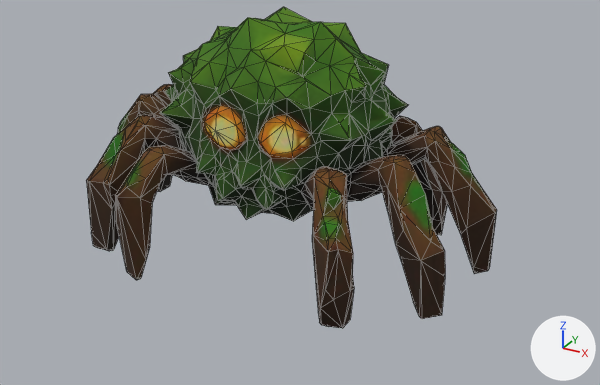
What one commit did to the glTF model ecorce/modeles/m_araignee_de_mousse.glb.
Camera for both pictures: a 50 mm camera at (0.935, -1.599, 0.681) aimed at (0.057, -0.002, -0.117). Every picture has the same lights, and +X, +Y and +Z are marked at lower right. The older version comes first. Mesh edges are drawn as thin lines. Vertices at exactly the same position are counted once.

In view in the first picture: 'geometry_0'.
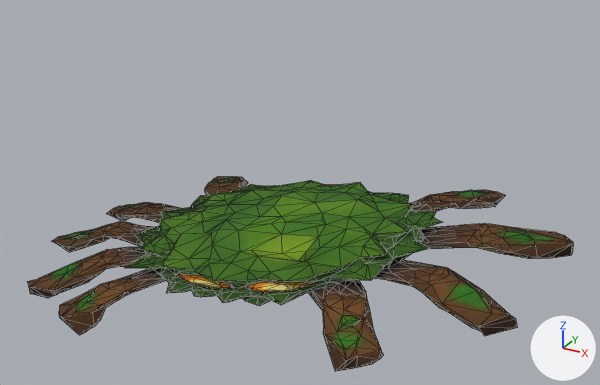
The newer file adds a shape key; the second version is drawn at full value of the shape key 'aplati' of 'geometry_0', and the change is written as the vertex moves it makes.

Changed parts and their boxes (x1, y1, x2, y2) in the pictures (600 x 385 px):
'geometry_0', reshaped, moved, rescaled (33% wider, 39% shorter): before (86, 7, 497, 328); after (27, 177, 573, 371)

The edits, one by one:
me_geometry_0 is used by ob_geometry_0; location (0.002, 0.0, -0.003); scale (0.498, 0.498, 0.498).
me_geometry_0 had 1502 vertices, 2999 faces and spanned x -1.0..1.0, y -0.71..0.71, z -0.62..0.62.
me_geometry_0 now has 1502 vertices, 2999 faces and spans x -0.95..0.94, y -0.38..0.97, z -0.11..0.21.
me_geometry_0 part 1: the whole mesh is multiplied about its middle by the matrix ((0.945, 0.0, -0.019), (0.0, 0.956, 0.0), (0.143, 0.0, 0.124)), then moved by (-0.01, 0.3, 0.09).
Object 'geometry_0' (ob_geometry_0) moves from (0.002, 0.0, -0.003) to (0.002, -0.213, -0.318).
Object 'geometry_0' (ob_geometry_0) is rescaled from (0.498, 0.498, 0.498) to (0.713, 0.713, 0.713).
